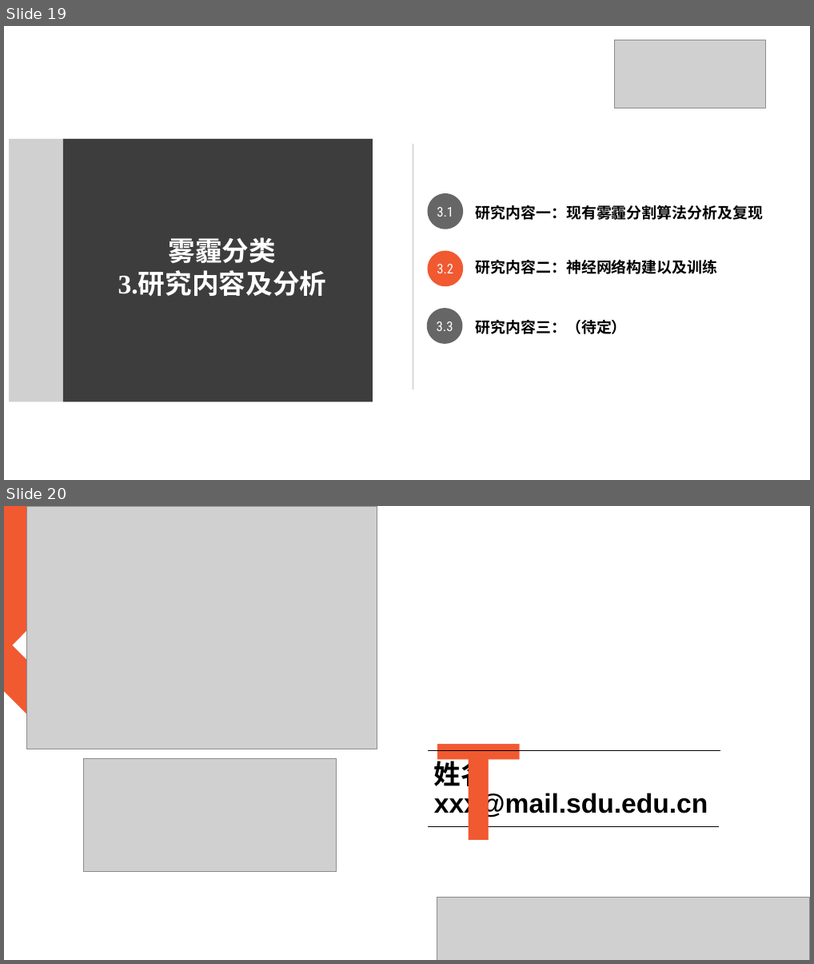
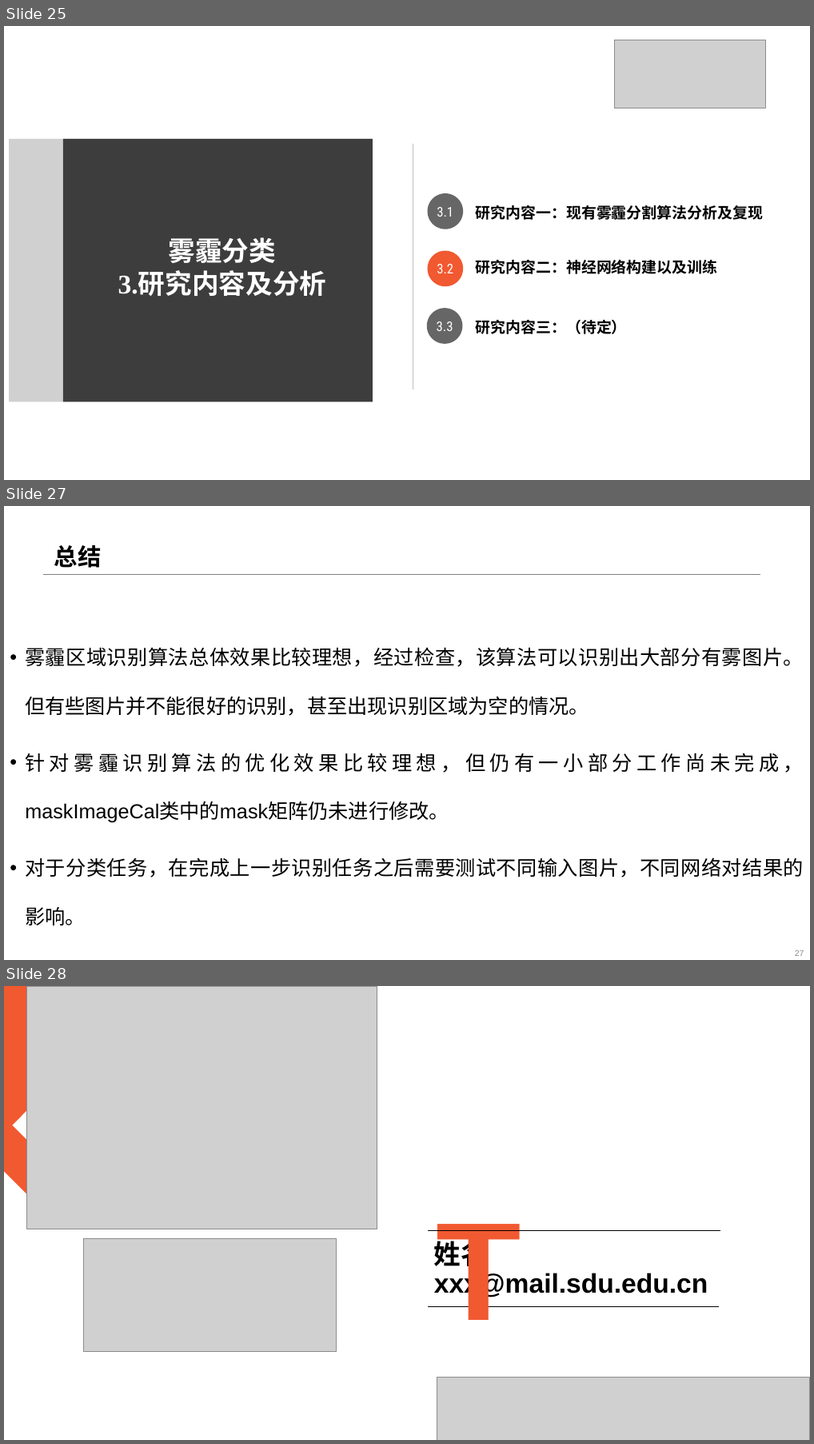
Before and after one commit to JYBlank-L/Unsupervised-Contrastive-Masking-for-Visual-Haze-Classification, a slide deck: 2021-09-04-雾霾检测算法_v1.pptx. Shown one above the other, each under a label of ours: slides 19 and 20 before the commit, slides 25, 27 and 28 after it; the slides between them are not shown. The pictures are 814x964 and 814x1444 pixels, drawn with LibreOffice and Linux fonts; fonts in the diff are those of the drawing; grey boxes stand for pictures; background and template pictures are left out. Boxes give left, top, right and bottom in pixels: in the first picture for what was removed or moved away, otherwise in the second. Text is boxed around its words. In the diff, an @@ line names an element or a change of style, - is before the commit and + after.

```diff
--- a/2021-09-04-雾霾检测算法_v1.pptx
+++ b/2021-09-04-雾霾检测算法_v1.pptx
@@ slide 27 added at [4, 506, 810, 960], background #FFFFFF @@
@@ title added at [54, 545, 102, 568], 28 pt, text #000000, bold @@
+总结
@@ line added from (42, 574) to (761, 574), #808080 0.25 pt @@
@@ text added at [25, 647, 804, 925], 24 pt, text #000000 @@
+• 雾霾区域识别算法总体效果比较理想，经过检查，该算法可以识别出大部分有雾图片。但有些图片并不能很好的识别，甚至出现识别区域为空的情况。
+• 针对雾霾识别算法的优化效果比较理想，但仍有一小部分工作尚未完成，maskImageCal类中的mask矩阵仍未进行修改。
+• 对于分类任务，在完成上一步识别任务之后需要测试不同输入图片，不同网络对结果的影响。
@@ page number added at [795, 950, 805, 956], 10 pt, text #8C8C8C @@
+27
@@ what was slide 19 is now slide 25 @@
@@ what was slide 20 is now slide 28 @@
```
Also in this commit, not shown: 5 slides changed, 7 other slides added.
